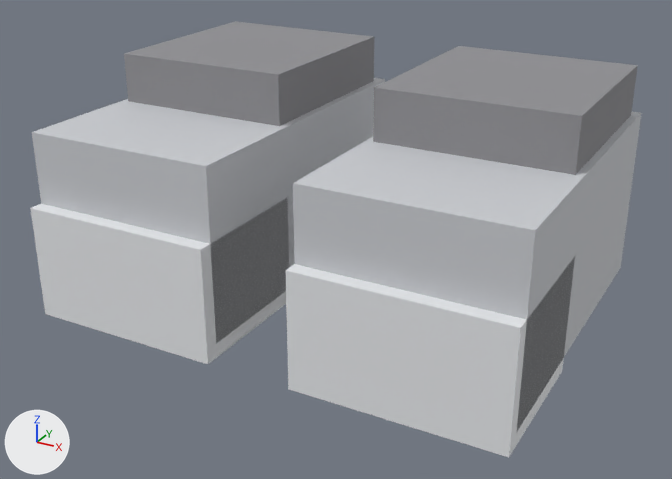
The glTF model models/items/iron_feet/model.gltf, before and after one commit.
Before and after are seen from a 50 mm camera at (0.288, -0.579, 0.221) aimed at (0.002, -0.059, -0.039). Lighting does not change. The marker at lower left points along +X, +Y and +Z. The older version comes first. Vertices at exactly the same position are counted once.

In view in the first picture: 'iron_feet'.
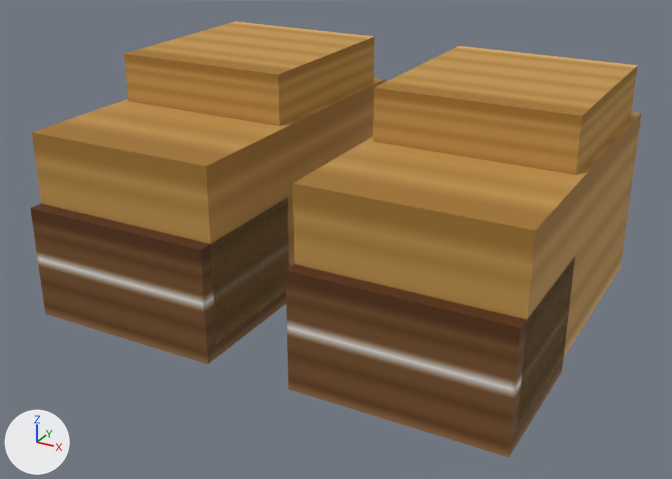
Diff of the bpy script that builds the scene:
```diff
--- a/models/items/iron_feet/model.gltf.py
+++ b/models/items/iron_feet/model.gltf.py
@@ img_diffuse_png @@
+img_diffuse_png = load_image('diffuse.png', '../bread/textures/diffuse.png', 64, 64, 'sRGB')
@@ mat_head @@
 mat_head = principled_material('head')
-mat_head.base_color = (0.612, 0.627, 0.659)  # light grey #cdcfd4
+mat_head.texture = img_diffuse_png
 mat_head.metallic = 0.05
@@ mat_edge @@
 mat_edge = principled_material('edge')
-mat_edge.base_color = (0.824, 0.839, 0.863)  # white #eaecef
+mat_edge.texture = img_diffuse_png
 mat_edge.metallic = 0.05
@@ mat_binding @@
 mat_binding = principled_material('binding')
-mat_binding.base_color = (0.282, 0.282, 0.298)  # grey #919194
+mat_binding.texture = img_diffuse_png
 mat_binding.roughness = 0.95
@@ me_iron_feet @@
 me_iron_feet.from_pydata(...)  # 48 vertices, 72 faces; spans x -0.17..0.17, y -0.17..0.08, z -0.09..0.075
 # used by ob_iron_feet; location = (0.0, 0.0, 0.0)
+# me_iron_feet part 1: texture (UV) coordinates of 72 of 72 faces, centred in x -0.17..0.17, y -0.17..0.08, z -0.09..0.075, changed; they spanned u 0.0..1.0, v 0.0..1.0 and now span u 0.27..0.98, v 0.77..0.98
 me_iron_feet.materials.append(mat_head)
```

What differs and where, as boxes (x1, y1, x2, y2) in the pictures (672 x 479 px):
'iron_feet', surface changed (grey to brown): (30, 21, 642, 457) in both
